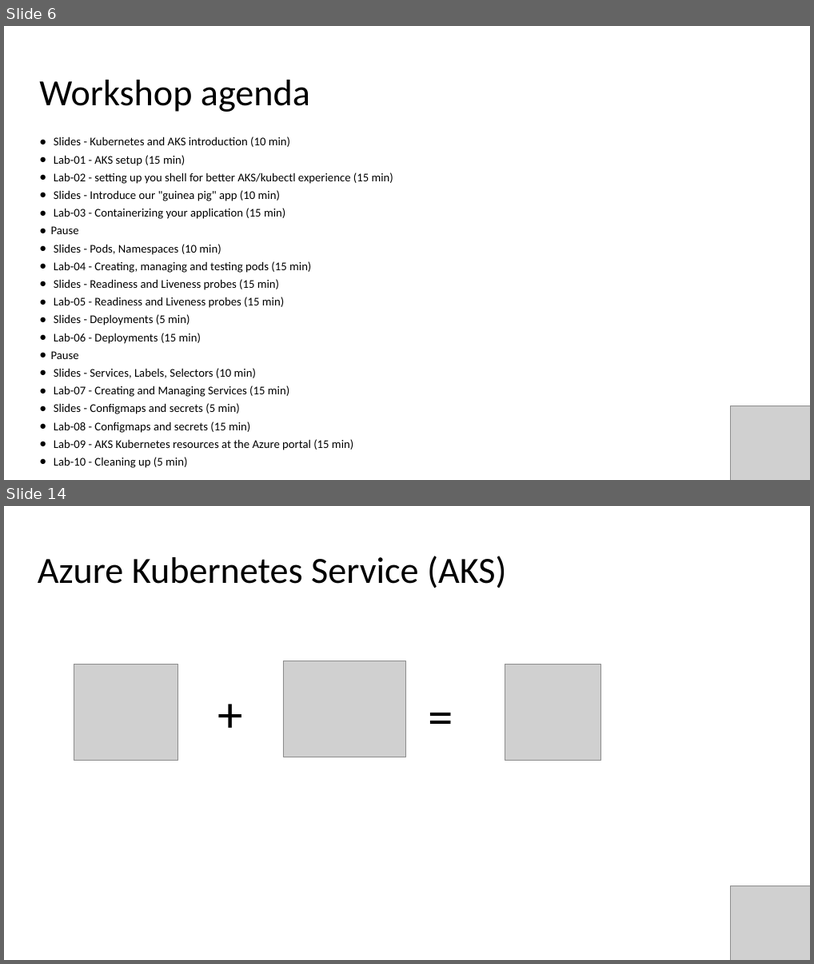
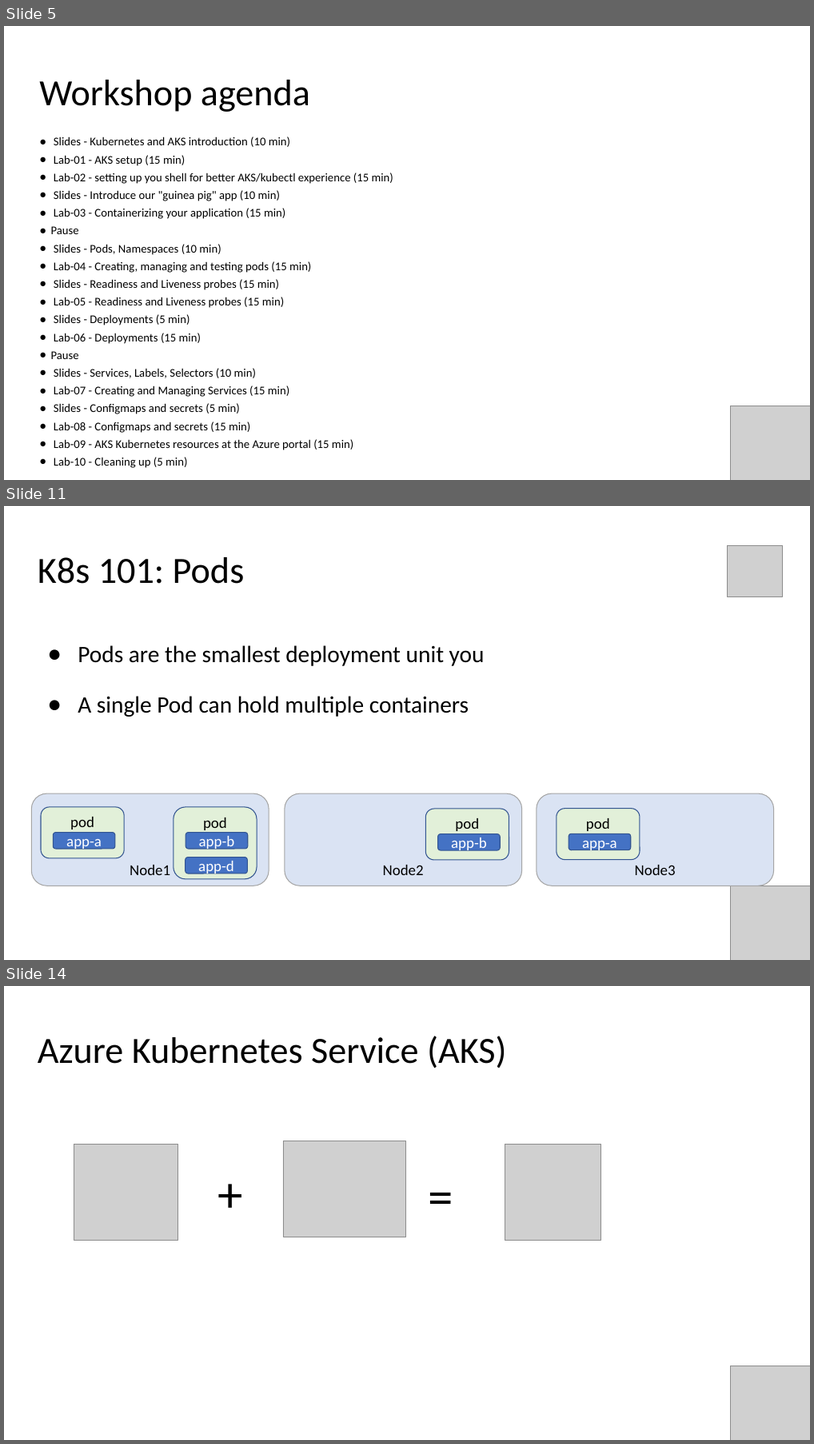
Before and after one commit to evgenyb/aks-workshops, a slide deck: 01-aks-and-k8s-101/slides/Introduction to AKS.pptx. Shown one above the other, each under a label of ours: slides 6 and 14 before the commit, slides 5, 11 and 14 after it; the slides between them are not shown. The pictures are 814x964 and 814x1444 pixels, drawn with LibreOffice and Linux fonts; fonts in the diff are those of the drawing; grey boxes stand for pictures. Boxes give left, top, right and bottom in pixels: in the first picture for what was removed or moved away, otherwise in the second. Text is boxed around its words. In the diff, an @@ line names an element or a change of style, - is before the commit and + after.

```diff
--- a/01-aks-and-k8s-101/slides/Introduction to AKS.pptx
+++ b/01-aks-and-k8s-101/slides/Introduction to AKS.pptx
@@ slide 11 added at (x1=4, y1=506, x2=810, y2=960), background #FFFFFF @@
@@ picture added at (x1=727, y1=545, x2=783, y2=596) @@
@@ title added at (x1=38, y1=557, x2=245, y2=584), 44 pt, text #000000 @@
+K8s 101: Pods
@@ text added at (x1=78, y1=645, x2=485, y2=716), 28 pt, text #000000 @@
+● Pods are the smallest deployment unit you
+● A single Pod can hold multiple containers
@@ rounded rectangle added at (x1=31, y1=793, x2=269, y2=885), fill #DAE3F3, outline #A5A5A5 1 pt, 18 pt, text #000000 @@
+Node1
@@ rounded rectangle added at (x1=285, y1=793, x2=522, y2=885), fill #DAE3F3, outline #A5A5A5 1 pt, 18 pt, text #000000 @@
+Node2
@@ rounded rectangle added at (x1=537, y1=793, x2=774, y2=885), fill #DAE3F3, outline #A5A5A5 1 pt, 18 pt, text #000000 @@
+Node3
@@ rounded rectangle added at (x1=41, y1=807, x2=124, y2=858), fill #E2F0D9, outline #325491 1 pt, 18 pt, text #000000 @@
+pod
@@ rounded rectangle added at (x1=174, y1=807, x2=257, y2=879), fill #E2F0D9, outline #325491 1 pt, 18 pt, text #000000 @@
+pod
@@ rounded rectangle added at (x1=426, y1=808, x2=509, y2=860), fill #E2F0D9, outline #325491 1 pt, 18 pt, text #000000 @@
+pod
@@ rounded rectangle added at (x1=557, y1=808, x2=641, y2=860), fill #E2F0D9, outline #325491 1 pt, 18 pt, text #000000 @@
+pod
@@ rounded rectangle added at (x1=53, y1=832, x2=115, y2=848), fill #4472C4, outline #325491 1 pt, 18 pt, text #FFFFFF @@
+app-a
@@ rounded rectangle added at (x1=186, y1=832, x2=248, y2=848), fill #4472C4, outline #325491 1 pt, 18 pt, text #FFFFFF @@
+app-b
@@ rounded rectangle added at (x1=438, y1=834, x2=501, y2=850), fill #4472C4, outline #325491 1 pt, 18 pt, text #FFFFFF @@
+app-b
@@ rounded rectangle added at (x1=569, y1=833, x2=631, y2=850), fill #4472C4, outline #325491 1 pt, 18 pt, text #FFFFFF @@
+app-a
@@ rounded rectangle added at (x1=186, y1=857, x2=248, y2=873), fill #4472C4, outline #325491 1 pt, 18 pt, text #FFFFFF @@
+app-d
@@ picture added at (x1=731, y1=885, x2=810, y2=960) @@
@@ what was slide 6 is now slide 5 @@
```
Also in this commit, not shown: 2 slides changed, 7 other slides added, 8 slides removed, 1 other file.
